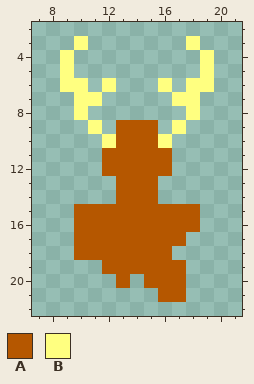
Two versions of one pixel-art sprite, game/images/characters/aylah/aylah_back_walk1.png. The first picture shows the starting point.
The file is 29x29 pixels. Shown: x 7..21, y 2..22.
Palette (. is transparent): A #b55700  B #ffff80
Pixels before, first column x 9:
 3 .B.......B.
 4 B.........B
 5 B.........B
 6 BB.B...B.BB
 7 .BB.....BB.
 8 .B.......B.
 9 ..B.AAA.B..
10 ...BAAAB...
11 ...AAAAA...
12 ...AAAAA...
13 ....AAA....
14 ....AAA....
15 .AAAAAAAAA.
16 .AAAAAAAAA.
17 .AAAAAAAA..
18 .AAAAAAA...
19 ...AAAAAA..
20 ....A.AAA..
21 .......AA..
Now the later version:
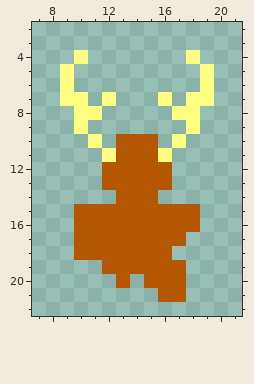
The author wrote: Modified Aylah Sprites More consistent head bobbing
Difference:
y 3: x 10 B -> .; x 18 B -> .
y 4: x 9..10 B. -> .B; x 18..19 .B -> B.
y 6: x 10 B -> .; x 12 B -> .; x 16 B -> .; x 18 B -> .
y 7: x 9 . -> B; x 11..12 B. -> .B; x 16..17 .B -> B.; x 19 . -> B
y 8: x 11 . -> B; x 17 . -> B
y 9: x 10..11 .B -> B.; x 13..15 AAA -> ...; x 17..18 B. -> .B
y 10: x 11..12 .B -> B.; x 16..17 B. -> .B
y 11: x 12 A -> B; x 16 A -> B
y 13: x 12 . -> A; x 16 . -> A
Pixel boxes of the changes (left, top, right, bottom) in both pictures:
changed: (60, 36, 214, 190)
